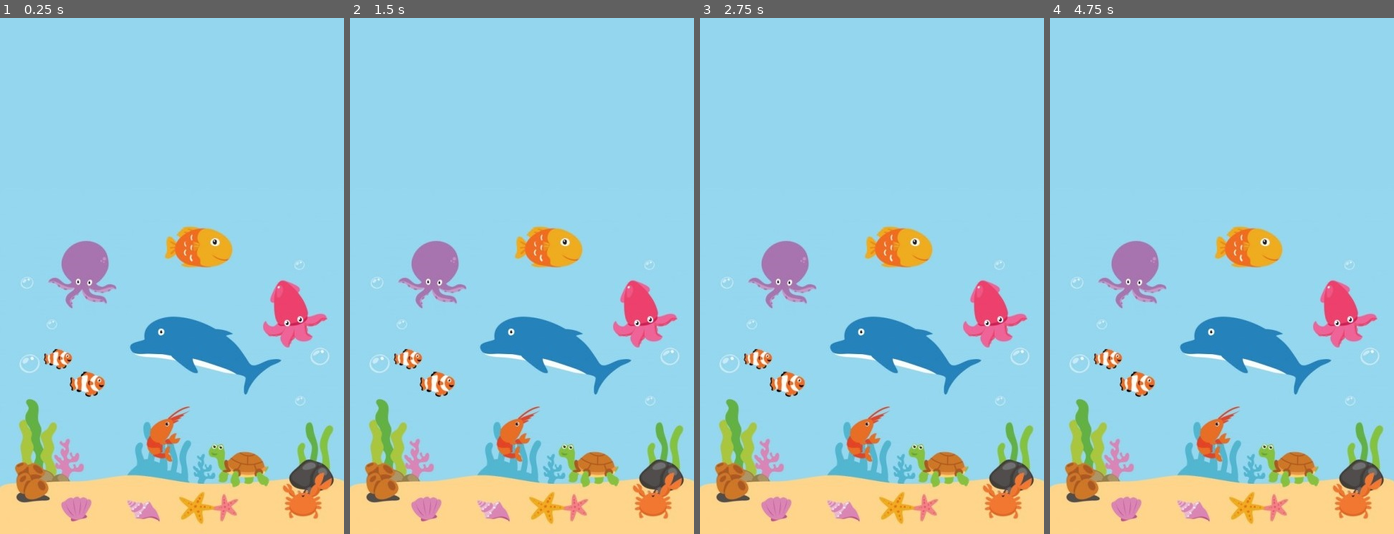
Above: before the commit, frames 1-4 (left to right).
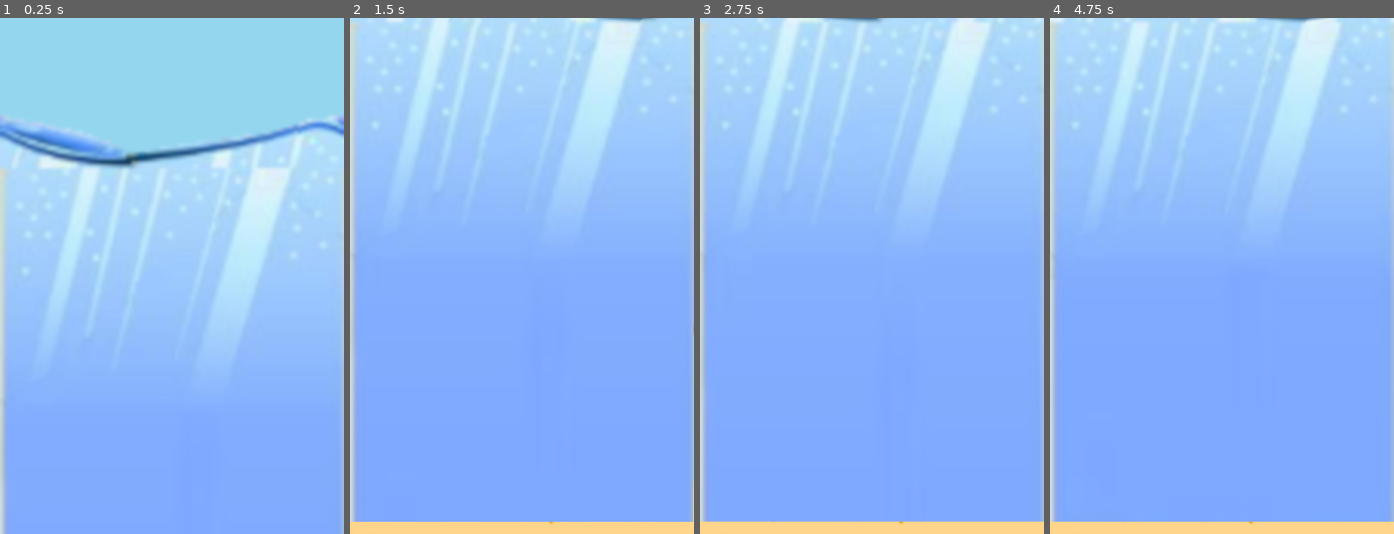
Above: after the commit, the same moments.

Repository: leandroruisjbv/aquarithmetics
Game: Godot game, scene res://cenas/Água.tscn
Two runs of this game, one before a commit and one after it. Both use one fixed random seed, a clock stepped at 60 frames per second and the inputs below. This scene is started directly instead of the project's main scene.
Inputs:
- Up to frame 1 (0.25 s): no input
- Up to frame 2 (1.5 s): tap Enter (ui_accept) at 0.5, 0.77 s; hold 0 0.53-1.28 s; tap 1 at 1.35 s
- Up to frame 3 (2.75 s): tap Enter (ui_accept) at 1.52, 2 s; hold 2 from 2.03 s (still down)
- Up to frame 4 (4.75 s): tap Enter (ui_accept) at 2.75, 3.02, 3.5, 3.77, 4.25, 4.52 s; release 2 at 2.78 s; tap 3 at 2.85 s; hold 4 3.53-4.28 s; tap 5 at 4.35 s

The runs differ from the first frame. In frame 1, 58% of the frame differs, in the area x 0-100%, y 18-100%; in frame 2, 74%; in frame 3, 74%; in frame 4, 74%, in the area x 0-100%, y 0-98%.

Commit message:
Cai pra cima
Sprites adicionados no commit anterior foram editados pra adequação ao tamanho da tela.
Problema de tamanho e posicionamento da tela, existentes na V1, não existem na V3.
Objeto rídigo do topo "um teto" foi criado
Água já "cai" pra cima (gravidade invertida"
Colisão entre a água e o topo funciona
Movimento de subida da água para, quando a colisão é detectada

Diff:
--- a/cenas/Água.tscn
+++ b/cenas/Água.tscn
@@ -1,6 +1,35 @@
-[gd_scene load_steps=2 format=2]
+[gd_scene load_steps=20 format=2]
 
 [ext_resource path="res://assets/background.jpg" type="Texture" id=1]
+[ext_resource path="res://assets/sprite_05.png" type="Texture" id=2]
+[ext_resource path="res://assets/sprite_07.png" type="Texture" id=3]
+[ext_resource path="res://assets/sprite_04.png" type="Texture" id=4]
+[ext_resource path="res://assets/sprite_10.png" type="Texture" id=5]
+[ext_resource path="res://assets/sprite_13.png" type="Texture" id=6]
+[ext_resource path="res://assets/sprite_08.png" type="Texture" id=7]
+[ext_resource path="res://assets/sprite_03.png" type="Texture" id=8]
+[ext_resource path="res://assets/sprite_09.png" type="Texture" id=9]
+[ext_resource path="res://assets/sprite_11.png" type="Texture" id=10]
+[ext_resource path="res://assets/sprite_02.png" type="Texture" id=11]
+[ext_resource path="res://assets/sprite_12.png" type="Texture" id=12]
+[ext_resource path="res://assets/sprite_00.png" type="Texture" id=13]
+[ext_resource path="res://assets/sprite_06.png" type="Texture" id=14]
+[ext_resource path="res://assets/sprite_01.png" type="Texture" id=15]
+[ext_resource path="res://scripts/Agua.gd" type="Script" id=16]
+
+[sub_resource type="RectangleShape2D" id=1]
+extents = Vector2( 285.181, 37.4374 )
+
+[sub_resource type="SpriteFrames" id=2]
+animations = [ {
+"frames": [ ExtResource( 13 ), ExtResource( 15 ), ExtResource( 11 ), ExtResource( 8 ), ExtResource( 4 ), ExtResource( 2 ), ExtResource( 14 ), ExtResource( 3 ), ExtResource( 7 ), ExtResource( 9 ), ExtResource( 5 ), ExtResource( 10 ), ExtResource( 12 ), ExtResource( 6 ) ],
+"loop": true,
+"name": "ondulações",
+"speed": 5.0
+} ]
+
+[sub_resource type="RectangleShape2D" id=3]
+extents = Vector2( 239.69, 63.6338 )
 
 [node name="Água" type="Node2D"]
 position = Vector2( 240, 80 )
@@ -9,8 +38,34 @@
 position = Vector2( 0, 280 )
 texture = ExtResource( 1 )
 
-[node name="RigidBody2D" type="RigidBody2D" parent="."]
+[node name="Topo" type="RigidBody2D" parent="."]
+gravity_scale = 0.0
+contacts_reported = 1
+contact_monitor = true
+__meta__ = {
+"_edit_group_": true
+}
 
-[node name="KinematicBody2D" type="KinematicBody2D" parent="."]
+[node name="CollisionShape2D" type="CollisionShape2D" parent="Topo"]
+position = Vector2( 1.25995, -120.952 )
+shape = SubResource( 1 )
 
-[node name="AnimatedSprite" type="AnimatedSprite" parent="KinematicBody2D"]
+[node name="Água" type="KinematicBody2D" parent="."]
+position = Vector2( 0, 200 )
+script = ExtResource( 16 )
+__meta__ = {
+"_edit_group_": true
+}
+gravity = -400
+
+[node name="AnimatedSprite" type="AnimatedSprite" parent="Água"]
+position = Vector2( 0, 240 )
+frames = SubResource( 2 )
+animation = "ondulações"
+frame = 10
+playing = true
+
+[node name="CollisionShape2D" type="CollisionShape2D" parent="Água"]
+position = Vector2( -2.4548, -18.7529 )
+shape = SubResource( 3 )
+[connection signal="body_entered" from="Topo" to="Água" method="_on_Topo_body_entered"]
--- /dev/null
+++ b/scripts/Agua.gd
@@ -0,0 +1,31 @@
+extends KinematicBody2D
+
+export (int) var speed = 120
+export (int) var jump_speed = -180
+export (int) var gravity = 400
+
+var velocity = Vector2.ZERO
+var not_stoped = true
+
+func get_input():
+	velocity.x = 0
+	if Input.is_action_pressed("walk_right"):
+		velocity.x += speed
+	if Input.is_action_pressed("walk_left"):
+		velocity.x -= speed
+
+func _physics_process(delta):
+	get_input()
+	# velocity.y += gravity * delta
+	if not_stoped : velocity.y += gravity * delta
+	velocity = move_and_slide(velocity, Vector2.UP)
+	if Input.is_action_just_pressed("jump"):
+		if is_on_floor():
+			velocity.y = jump_speed
+
+
+func _on_Topo_body_entered(body):
+	print("entrou")
+	not_stoped = false
+	velocity.y = 0
+	pass # Replace with function body.
Binary file changed: assets/sprite_05.png
Binary file changed: assets/sprite_06.png
Binary file changed: assets/sprite_07.png
Binary file changed: assets/sprite_08.png
Binary file changed: assets/sprite_09.png
Binary file changed: assets/sprite_10.png
Binary file changed: assets/sprite_11.png
Binary file changed: assets/sprite_12.png
Binary file changed: assets/sprite_13.png
